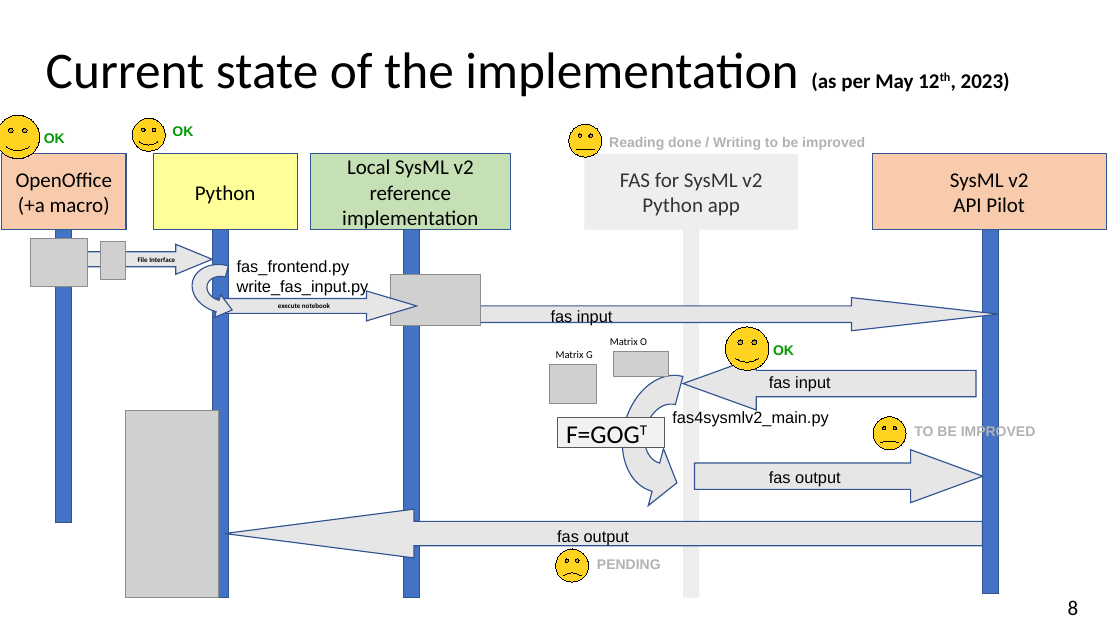
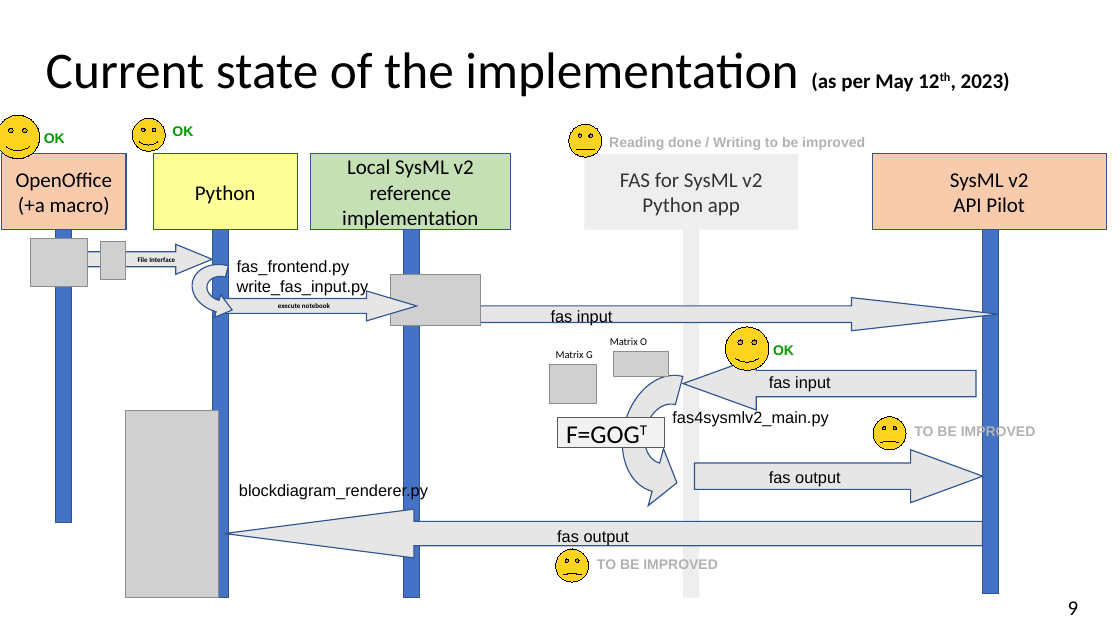
Before and after one commit to GfSE/fas4sysmlv2, a slide deck: slide 9 of doc/tech-docs/sysmlv2-pilot/fas4sysmlv2.odp (slide 8 before the commit). Drawn at 1120x630 pixels with LibreOffice and Linux fonts; fonts in the diff are those of the drawing; grey boxes stand for pictures. Boxes give left, top, right and bottom in pixels: in the first picture for what was removed or moved away, otherwise in the second. Text is boxed around its words. In the diff, an @@ line names an element or a change of style, - is before the commit and + after.

Commit message:
Integrated block diagram renderer into fas_frontend

```diff
--- a/doc/tech-docs/sysmlv2-pilot/fas4sysmlv2.odp
+++ b/doc/tech-docs/sysmlv2-pilot/fas4sysmlv2.odp
@@ text added at (239, 483, 428, 500), 14 pt, text #000000 @@
+blockdiagram_renderer.py
@@ text removed at (597, 559, 661, 569) @@
-PENDING
@@ text added at (597, 559, 718, 569), 12 pt, text #B2B2B2, bold @@
+TO BE IMPROVED
@@ page number at (1068, 601, 1079, 615): text changed @@
-8
+9
```
Also in this commit, not shown: 1 other slide changed, 1 slide added, 3 other files.
